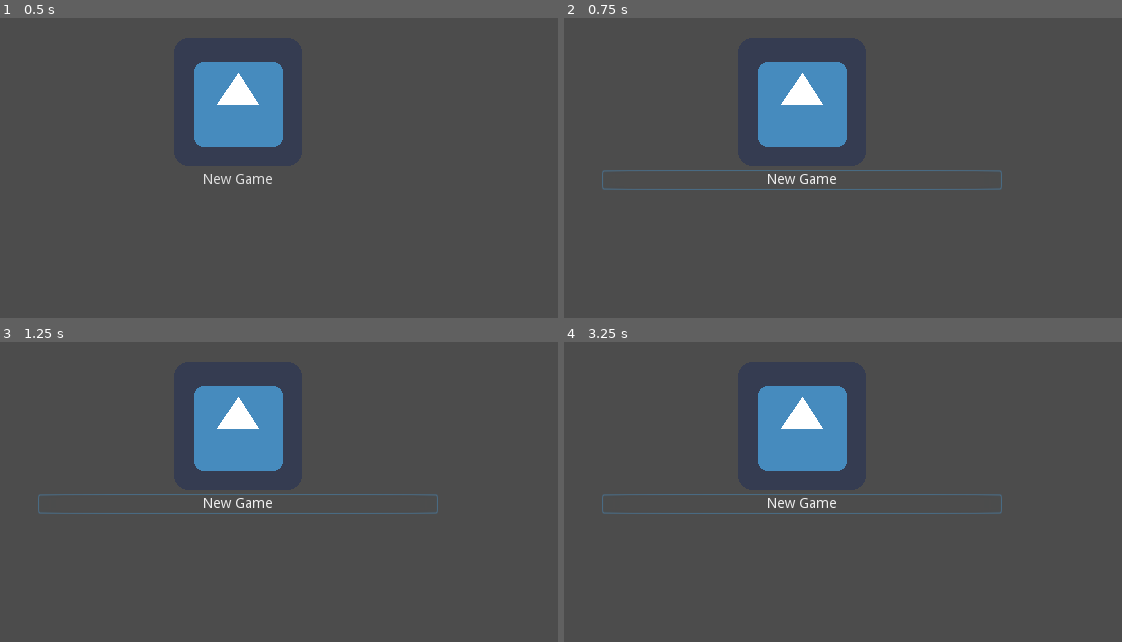
Above: before the commit, frames 1-4 (two rows, left to right).
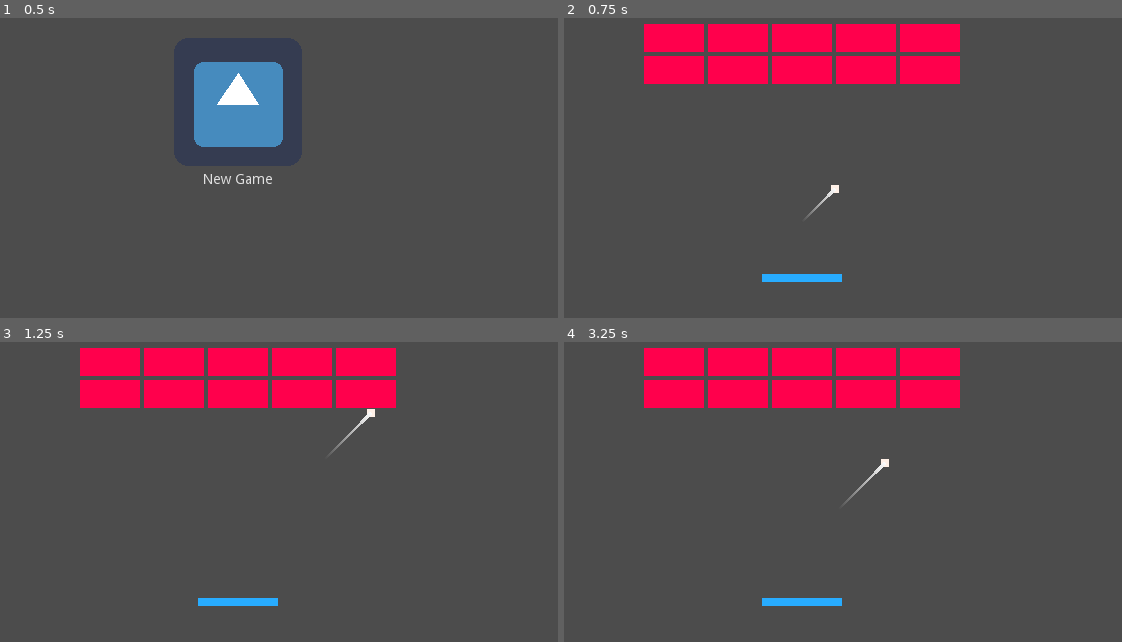
Above: after the commit, the same moments.

Repository: antonivanopoulos/breakout
Game: Godot game, scene res://Scenes/TitleScreen.tscn
Same seed, same stepped clock (60 frames per second), same inputs: the game is played once before the commit and once after it. The engine's default icon, where the game draws it, is replaced by a stand-in: a white triangle on a blue panel in a dark square.
Inputs (mouse positions are in pixels of both pictures, inside the frame that each line leads up to):
- Up to frame 1 (0.5 s): no input
- Up to frame 2 (0.75 s): click "New Game" at 0.5 s
- Up to frame 3 (1.25 s): no input
- Up to frame 4 (3.25 s): click (803, 504) at 1.25 s, where only the run before the commit has a clickable "New Game"; click (803, 504) at 2 s, where only the run before the commit has a clickable "New Game"; click "New Game" at 2.75 s

Frame 1 is identical in both runs. In frame 2, 15% of the frame differs, in the area x 6-79%, y 2-88%; in frame 3, 15%; in frame 4, 15%.

Commit message:
Adds a trail to the ball

Diff:
--- a/Instances/Ball.tscn
+++ b/Instances/Ball.tscn
@@ -11,7 +11,6 @@
 extents = Vector2( 4, 4 )
 
 [node name="Ball" type="RigidBody2D"]
-position = Vector2( 320, 288 )
 mode = 2
 physics_material_override = SubResource( 1 )
 gravity_scale = 0.0
--- a/Scenes/LevelOne.tscn
+++ b/Scenes/LevelOne.tscn
@@ -1,13 +1,20 @@
-[gd_scene load_steps=7 format=2]
+[gd_scene load_steps=10 format=2]
 
 [ext_resource path="res://Scripts/Paddle.gd" type="Script" id=1]
 [ext_resource path="res://Instances/Ball.tscn" type="PackedScene" id=2]
 [ext_resource path="res://Textures/paddle.png" type="Texture" id=3]
 [ext_resource path="res://Instances/Brick.tscn" type="PackedScene" id=4]
-[ext_resource path="res://Scenes/Game.gd" type="Script" id=5]
+[ext_resource path="res://Scripts/Game.gd" type="Script" id=5]
+[ext_resource path="res://Scripts/BallTrail.gd" type="Script" id=6]
 
 [sub_resource type="RectangleShape2D" id=1]
 extents = Vector2( 40, 4 )
+
+[sub_resource type="Curve" id=2]
+_data = [ Vector2( 0, 0.518182 ), 0.0, 0.0, 0, 0, Vector2( 1, 1 ), 0.0, 0.0, 0, 0 ]
+
+[sub_resource type="Gradient" id=3]
+colors = PoolColorArray( 0.298039, 0.298039, 0.298039, 1, 1, 1, 1, 1 )
 
 [node name="World" type="Node2D"]
 script = ExtResource( 5 )
@@ -15,9 +22,6 @@
 [node name="Paddle" type="KinematicBody2D" parent="."]
 position = Vector2( 320, 320 )
 script = ExtResource( 1 )
-__meta__ = {
-"_edit_group_": true
-}
 
 [node name="Sprite" type="Sprite" parent="Paddle"]
 scale = Vector2( 2, 2 )
@@ -27,7 +31,7 @@
 shape = SubResource( 1 )
 
 [node name="Anchor" type="Position2D" parent="Paddle"]
-position = Vector2( 0, 32 )
+position = Vector2( 0, 16 )
 
 [node name="Walls" type="StaticBody2D" parent="."]
 
@@ -67,7 +71,14 @@
 position = Vector2( 448, 112 )
 
 [node name="Ball" parent="." instance=ExtResource( 2 )]
-SPEEDUP = 8
+position = Vector2( 320, 264 )
 
 [node name="VisibilityNotifier2D" type="VisibilityNotifier2D" parent="Ball"]
+
+[node name="Trail" type="Line2D" parent="Ball"]
+width = 3.0
+width_curve = SubResource( 2 )
+default_color = Color( 1, 1, 1, 1 )
+gradient = SubResource( 3 )
+script = ExtResource( 6 )
 [connection signal="screen_exited" from="Ball/VisibilityNotifier2D" to="." method="_on_ball_leaves_screen"]
--- /dev/null
+++ b/Scripts/BallTrail.gd
@@ -0,0 +1,12 @@
+extends Line2D
+
+const MAX_LENGTH = 15
+
+func _process(delta):
+	global_position = Vector2(0,0)
+	global_rotation = 0
+	var point: Vector2 = get_parent().global_position
+	add_point(point)
+
+	while get_point_count() > MAX_LENGTH:
+		remove_point(0)
